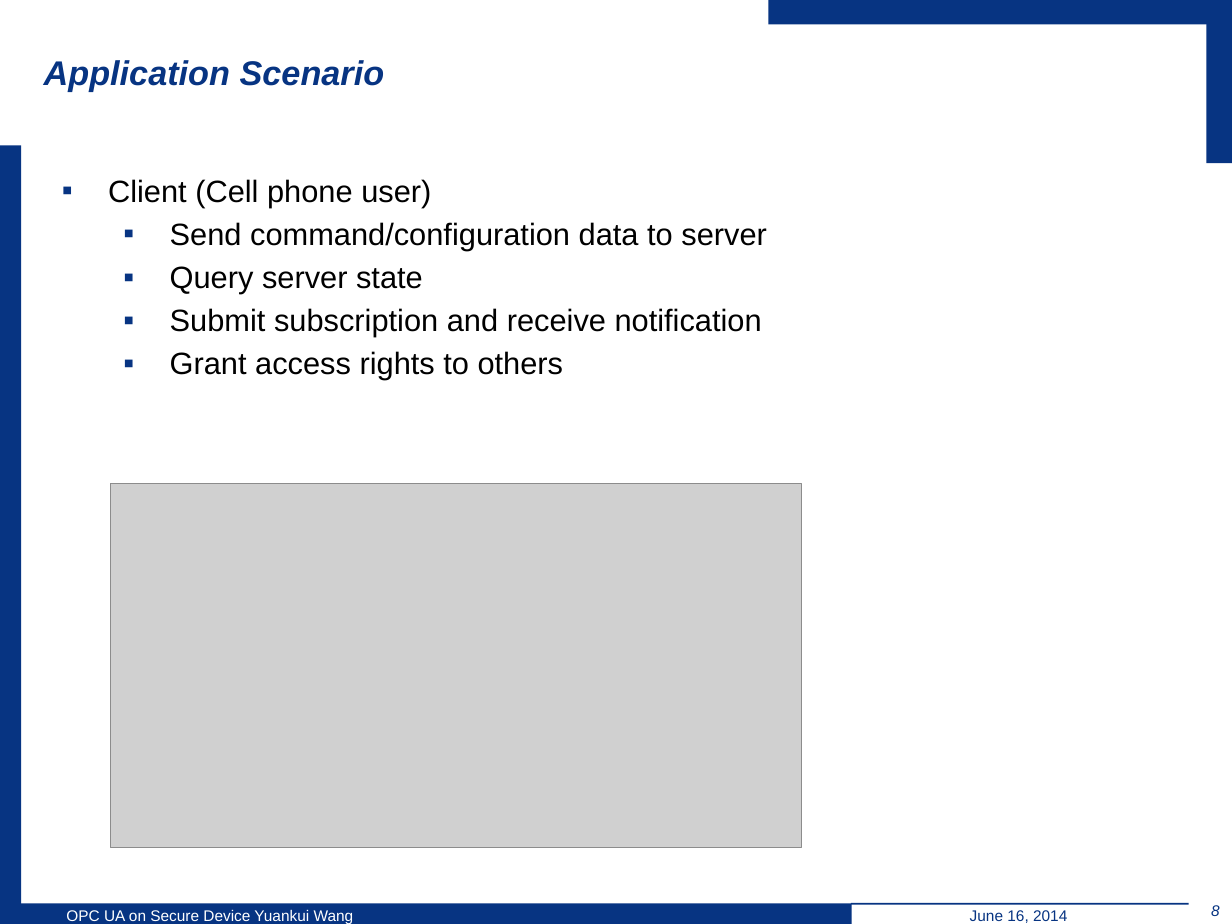
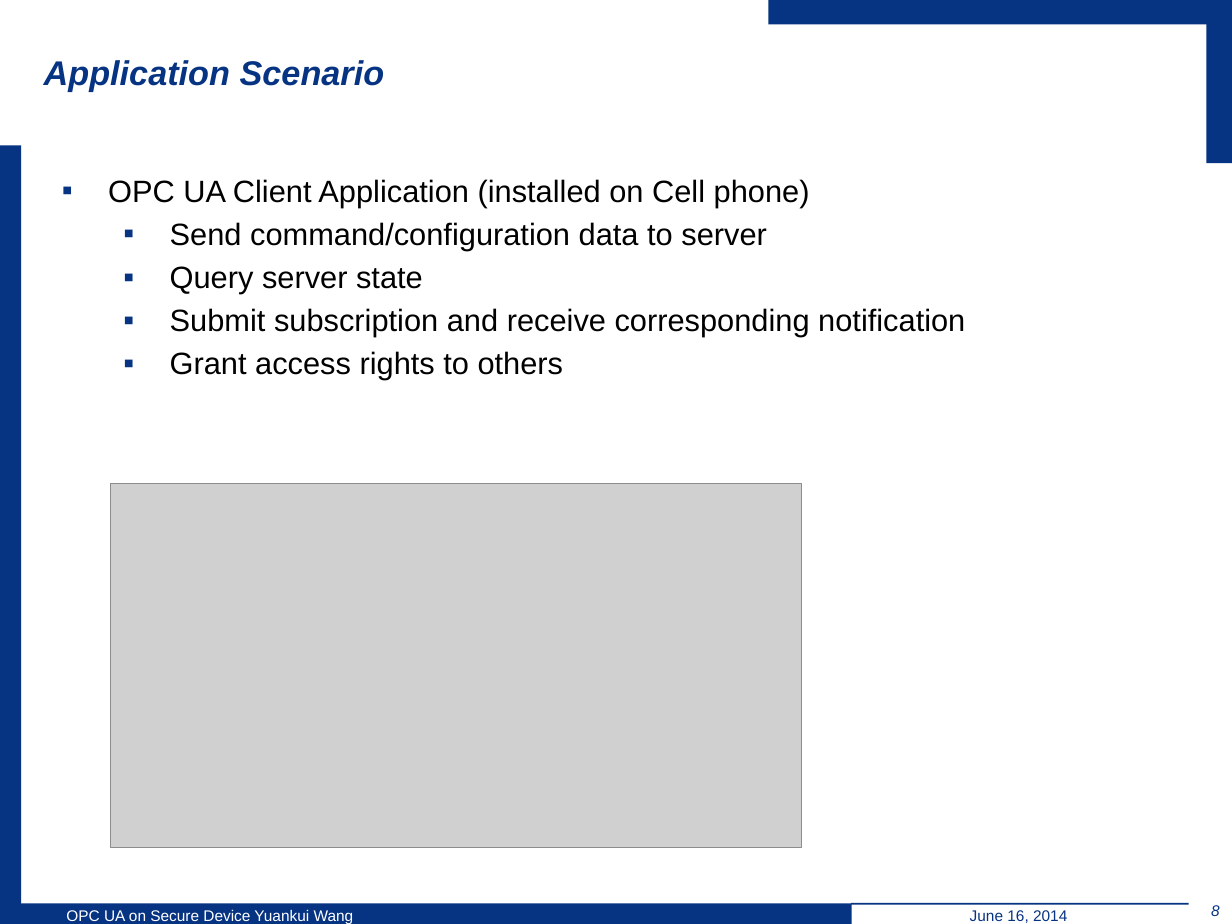
Before and after one commit to wsuetholz/opc-ua-wangyk-upb-morpho, a slide deck: slide 8 of ppt/6-18/Yuankui Wang Presentation 18 06.pptx. Drawn at 1232x924 pixels with LibreOffice and Linux fonts; fonts in the diff are those of the drawing; grey boxes stand for pictures; background and template pictures are left out. Boxes give left, top, right and bottom in pixels: in the first picture for what was removed or moved away, otherwise in the second. Text is boxed around its words. In the diff, an @@ line names an element or a change of style, - is before the commit and + after.

```diff
--- a/ppt/6-18/Yuankui Wang Presentation 18 06.pptx
+++ b/ppt/6-18/Yuankui Wang Presentation 18 06.pptx
@@ text at bbox=[108, 179, 810, 208]: text changed @@
-▪ Client (Cell phone user)
+▪ OPC UA Client Application (installed on Cell phone)
@@ text at bbox=[170, 308, 965, 337]: text changed @@
-  ▪ Submit subscription and receive notification
+  ▪ Submit subscription and receive corresponding notification
```
Also in this commit, not shown: 1 other slide changed.
